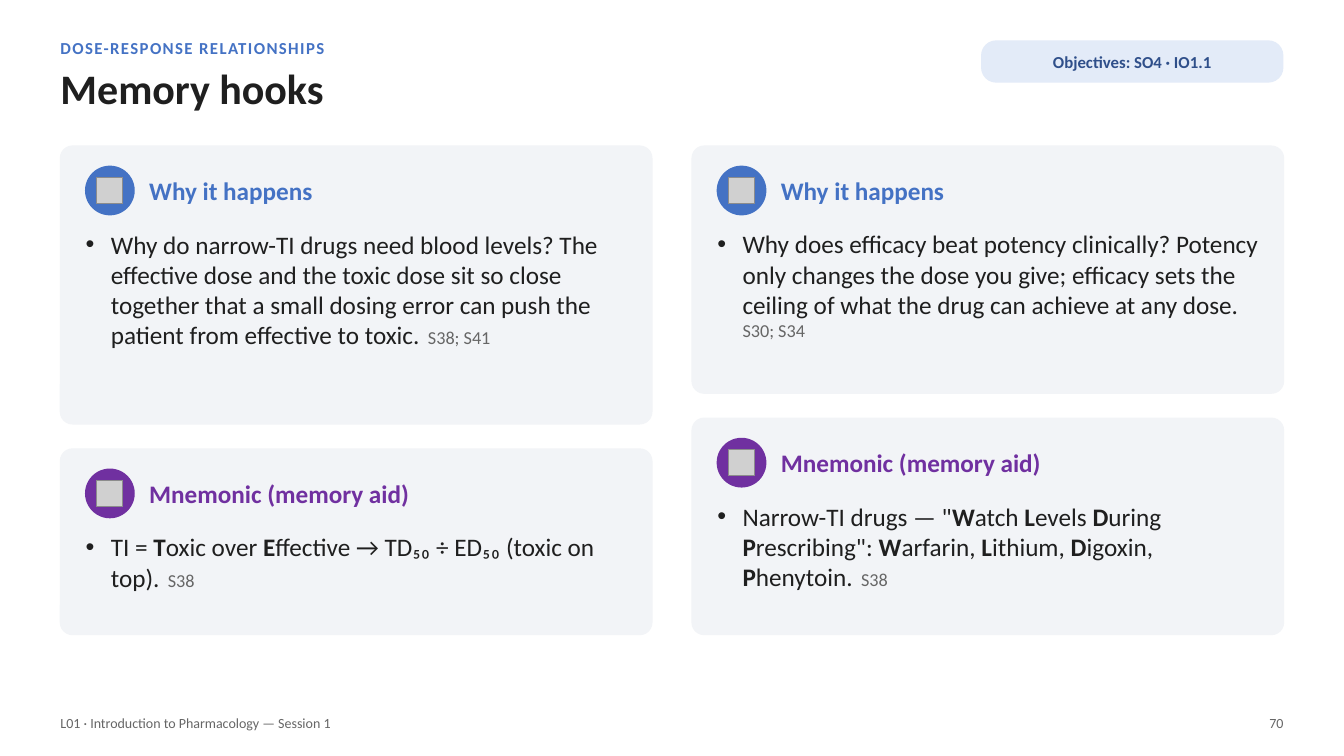
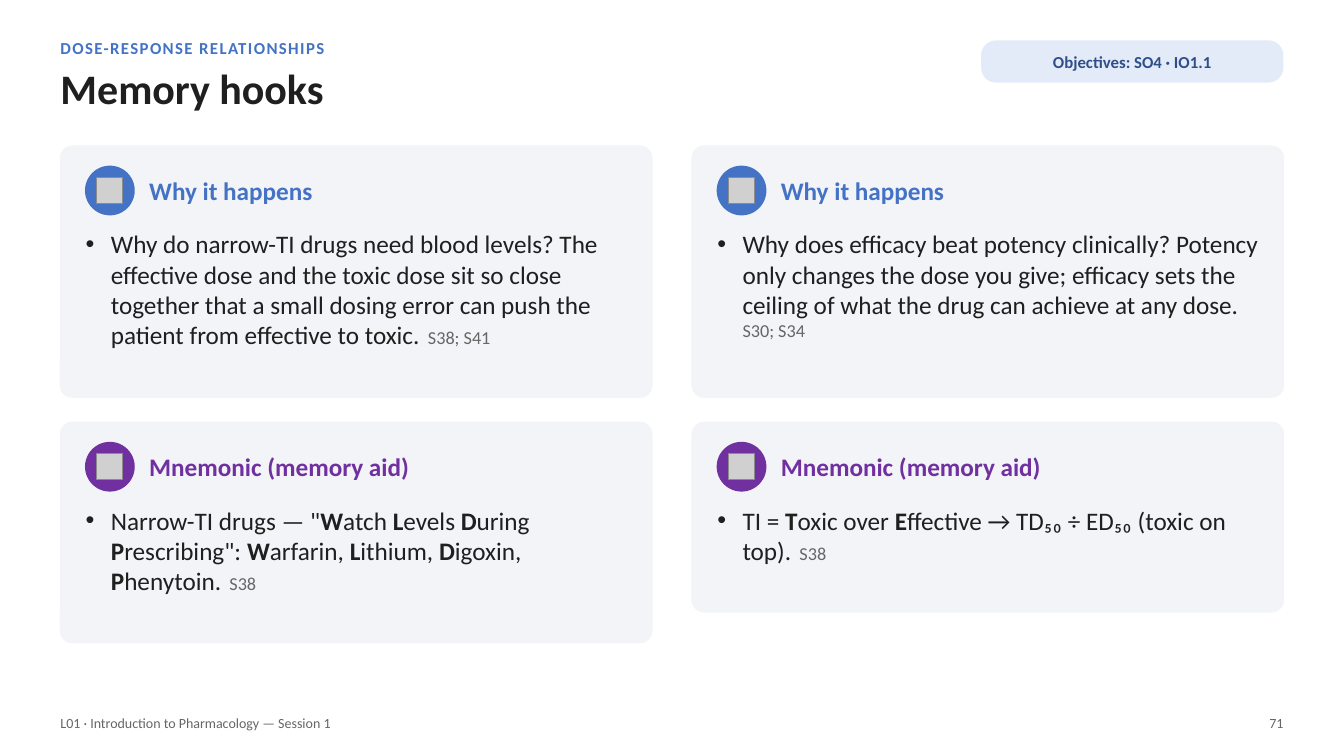
Before and after one commit to bishwokrit/DPAS-Pharm, a slide deck: slide 71 of outputs/L01/L01_Unit_1_Introduction_to_Pharmacology_Session_1_study_deck.pptx (slide 70 before the commit). Drawn at 1344x756 pixels with LibreOffice and Linux fonts; fonts in the diff are those of the drawing; grey boxes stand for pictures. Boxes give left, top, right and bottom in pixels: in the first picture for what was removed or moved away, otherwise in the second. Text is boxed around its words. In the diff, an @@ line names an element or a change of style, - is before the commit and + after.

```diff
--- a/outputs/L01/L01_Unit_1_Introduction_to_Pharmacology_Session_1_study_deck.pptx
+++ b/outputs/L01/L01_Unit_1_Introduction_to_Pharmacology_Session_1_study_deck.pptx
@@ rounded rectangle at [60, 422, 652, 643]: proportions changed @@
@@ rounded rectangle: place and size @@
-rounded rectangle at [60, 450, 652, 635]
+rounded rectangle at [60, 422, 652, 643]
@@ 1 picture, 1 text, 1 ellipse: place and size @@
-1 picture, 1 text, 1 ellipse at [86, 470, 409, 518]
+1 picture, 1 text, 1 ellipse at [86, 443, 409, 491]
@@ rounded rectangle: place and size @@
-rounded rectangle at [693, 418, 1285, 635]
+rounded rectangle at [693, 422, 1285, 612]
@@ rounded rectangle at [693, 422, 1285, 612]: proportions changed @@
@@ 1 picture, 1 text, 1 ellipse: place and size @@
-1 picture, 1 text, 1 ellipse at [718, 439, 1041, 487]
+1 picture, 1 text, 1 ellipse at [718, 443, 1041, 491]
@@ text at [111, 512, 530, 594]: text changed @@
-• TI = Toxic over Effective → TD₅₀ ÷ ED₅₀ (toxic on top). S38
+• Narrow-TI drugs — "Watch Levels During Prescribing": Warfarin, Lithium, Digoxin, Phenytoin. S38
@@ text at [743, 512, 1226, 564]: text changed @@
-• Narrow-TI drugs — "Watch Levels During Prescribing": Warfarin, Lithium, Digoxin, Phenytoin. S38
+• TI = Toxic over Effective → TD₅₀ ÷ ED₅₀ (toxic on top). S38
@@ text at [1269, 719, 1283, 728]: text changed @@
-70
+71
```
Also in this commit, not shown: 97 other slides changed, 1 slide added, 8 other files.
